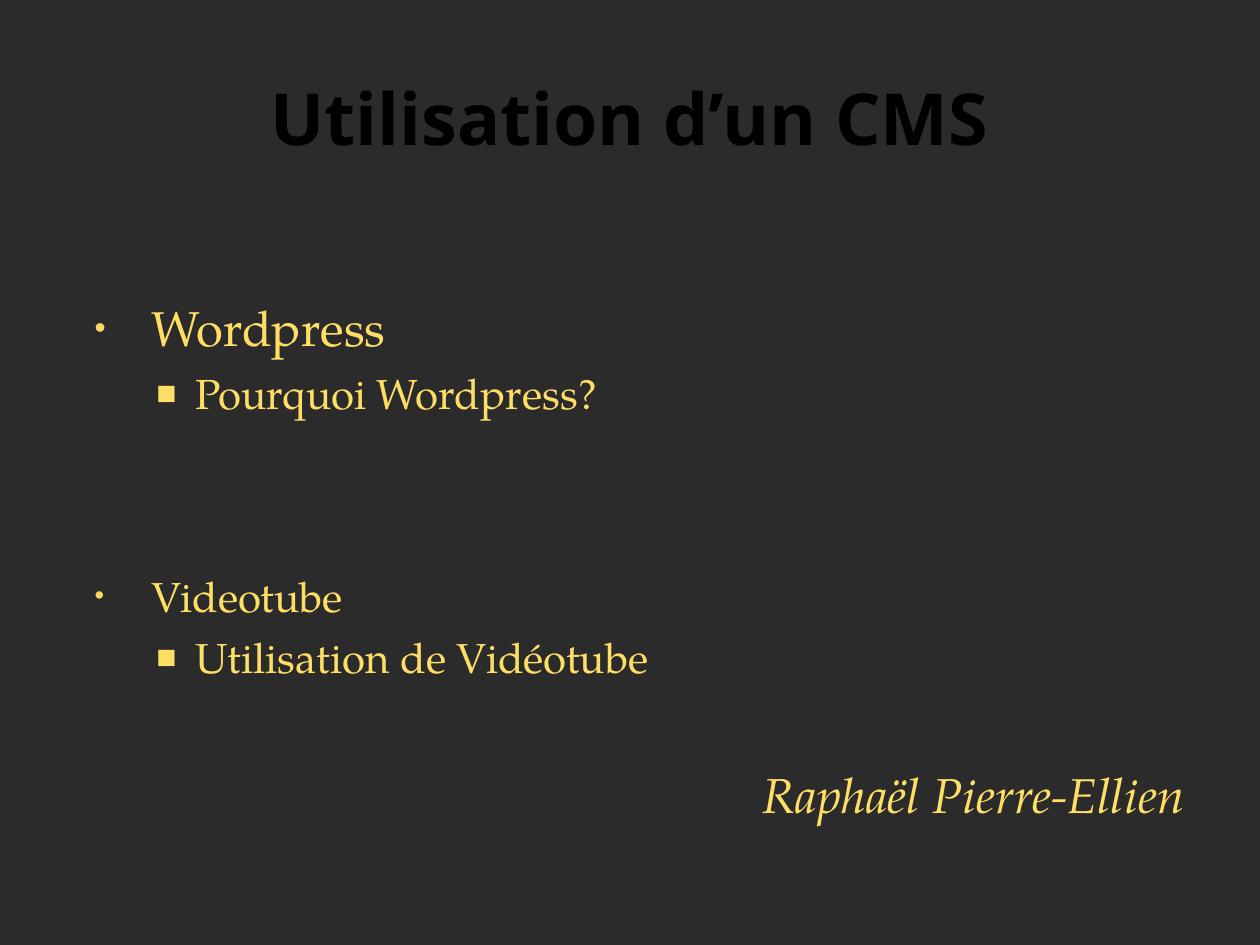
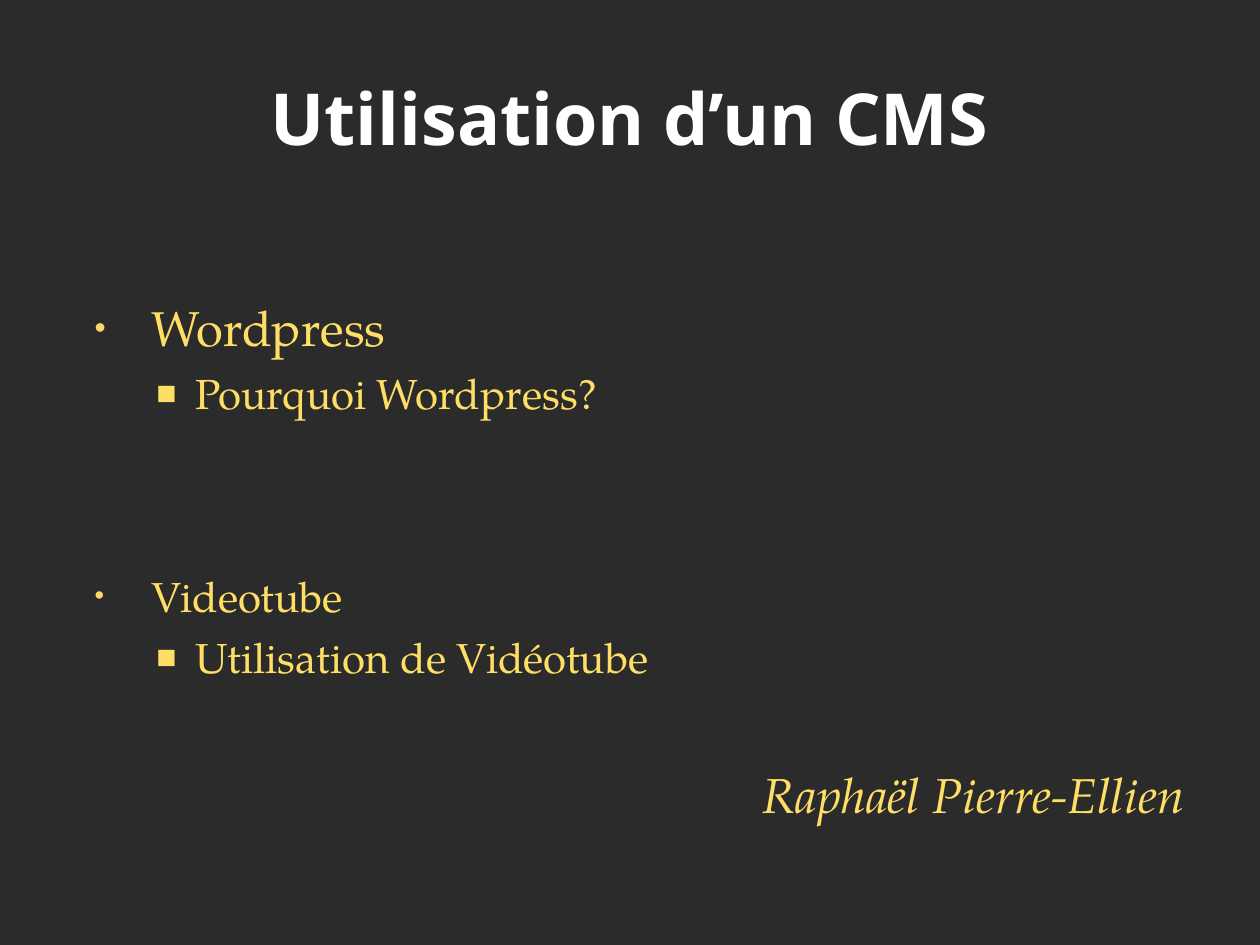
Before and after one commit to LamaDelRay/CodeCampCMS, a slide deck: slide 3 of Code Camp CMS.odp. Drawn at 1260x945 pixels with LibreOffice and Linux fonts; fonts in the diff are those of the drawing; background and template pictures are left out; a plain dark background stands for a picture behind light text. Boxes give left, top, right and bottom in pixels: in the first picture for what was removed or moved away, otherwise in the second. Text is boxed around its words. In the diff, an @@ line names an element or a change of style, - is before the commit and + after.

Commit message:
powerpoint

```diff
--- a/Code Camp CMS.odp
+++ b/Code Camp CMS.odp
@@ title "Utilisation d’un CMS" at [271, 90, 988, 146]: text colour #000000 to #FFFFFF @@
```
Also in this commit, not shown: 4 other slides changed.
